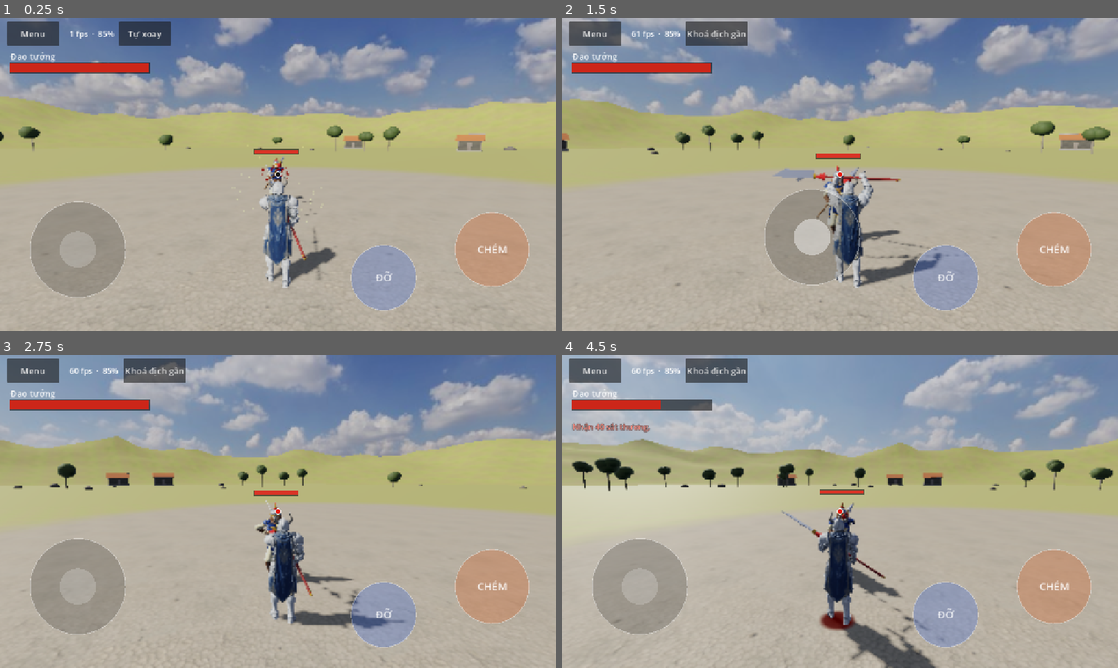
Above: before the commit, frames 1-4 (two rows, left to right).
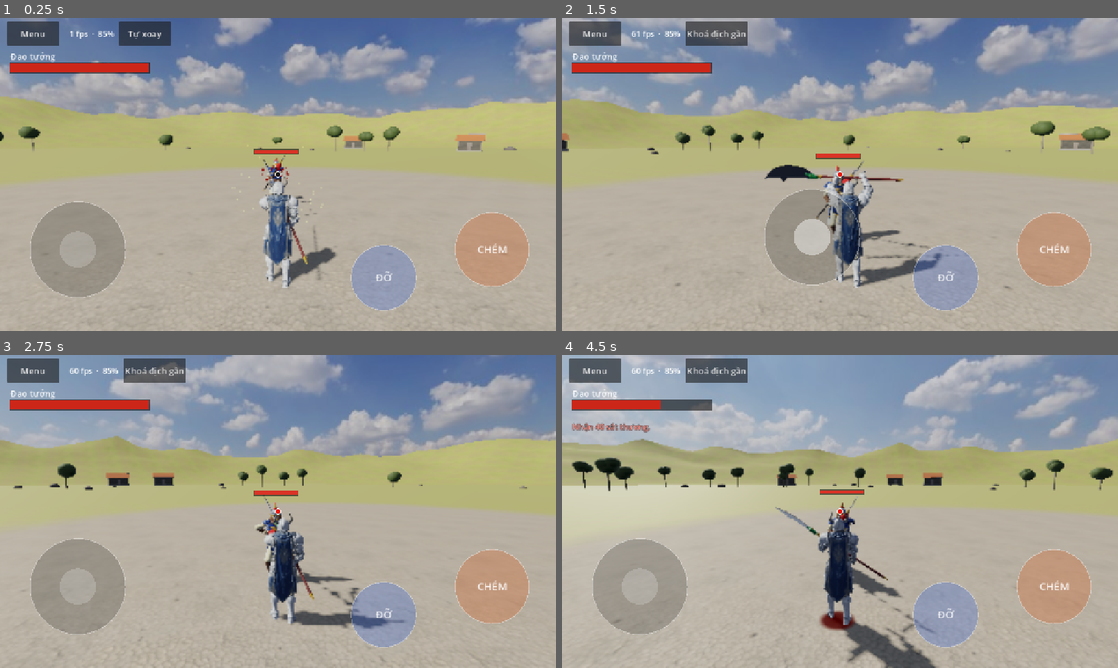
Above: after the commit, the same moments.

Repository: quanace11/MountBladeMobile
Game: Godot game, scene res://scenes/match.tscn
The game is run twice, just before and just after one commit, with the same random seed, the same clock (stepped at 60 frames per second) and the same inputs. This scene is started directly instead of the project's main scene.
Inputs (mouse positions are in pixels of both pictures, inside the frame that each line leads up to):
- Up to frame 1 (0.25 s): no input
- Up to frame 2 (1.5 s): click "Tự xoay" at 0.5 s; move the mouse to (812, 237) at 1.27 s; hold Up from 1.28 s (still down); tap I at 1.35 s; click (812, 237) at 1.42 s
- Up to frame 3 (2.75 s): tap Space at 1.52 s; release Up at 2 s; drag from (444, 558) to (250, 574) at 2.02 s
- Up to frame 4 (4.5 s): move the mouse to (673, 464) at 2.77 s; hold Left 2.78-3.5 s; tap J at 2.85 s; drag from (867, 511) to (673, 464) at 3.52 s; move the mouse to (756, 433) at 4.27 s; hold Down from 4.28 s (still down); hold Q from 4.28 s (still down)

The runs differ from the first frame. In frame 1, 0.1% of the frame differs, in the area x 47-58%, y 44-79%; in frame 2, 0.5%, in the area x 36-68%, y 45-77%; in frame 3, 0.1%; in frame 4, 0.2%.

Commit message:
Vũ khí kiểu Tam Quốc: Thanh Long Yển Nguyệt Đao và Trượng Bát Xà Mâu
- WeaponDef.style chọn kiểu dáng; FighterView.flat_mesh dựng lưỡi phẳng theo đường viền.
- Đao tướng cầm Thanh Long Yển Nguyệt Đao: lưỡi trăng khuyết có ngạnh, đầu rồng xanh, đai đồng, mũi đốc.
- Thương tướng cầm Trượng Bát Xà Mâu: mũi uốn lượn như rắn, cán đen, tua đỏ.

Co-Authored-By: Claude Opus 5.5 <noreply@anthropic.com>
Claude-Session: https://claude.ai/code/session_01QffKCiTfakvzQeGmkV1Yqv

Diff:
--- a/config/weapons/dao.tres
+++ b/config/weapons/dao.tres
@@ -5,7 +5,7 @@
 [resource]
 script = ExtResource("1_w")
 id = &"dao"
-display_name = "Đao dài"
+display_name = "Thanh Long Yển Nguyệt Đao"
 reach = 2.0
 arc_half_angle_deg = 55.0
 windup_time = 0.45
@@ -18,7 +18,8 @@
 attack_stamina_cost = 14.0
 has_shield = false
 blade_color = Color(0.85, 0.85, 0.9, 1)
-shaft_color = Color(0.45, 0.1, 0.08, 1)
+shaft_color = Color(0.3, 0.07, 0.05, 1)
 shaft_length = 1.5
-blade_length = 0.7
+blade_length = 0.8
 blade_width = 0.14
+style = &"thanh_long"
--- a/config/weapons/giao.tres
+++ b/config/weapons/giao.tres
@@ -5,7 +5,7 @@
 [resource]
 script = ExtResource("1_w")
 id = &"giao"
-display_name = "Trường mâu"
+display_name = "Trượng Bát Xà Mâu"
 reach = 2.6
 arc_half_angle_deg = 35.0
 windup_time = 0.4
@@ -18,7 +18,8 @@
 attack_stamina_cost = 11.0
 has_shield = false
 blade_color = Color(0.8, 0.8, 0.85, 1)
-shaft_color = Color(0.4, 0.26, 0.12, 1)
+shaft_color = Color(0.1, 0.08, 0.07, 1)
 shaft_length = 2.2
-blade_length = 0.35
-blade_width = 0.07
+blade_length = 0.5
+blade_width = 0.1
+style = &"xa_mau"
--- a/src/data/weapon_def.gd
+++ b/src/data/weapon_def.gd
@@ -29,6 +29,9 @@
 @export var shaft_length: float = 1.2
 @export var blade_length: float = 0.6
 @export var blade_width: float = 0.08
+## Kiểu dáng riêng khi vẽ: &"thanh_long" (Thanh Long Yển Nguyệt Đao), &"xa_mau" (Trượng Bát Xà Mâu),
+## để trống thì vẽ kiếm / đao / giáo thường theo kích thước.
+@export var style: StringName = &""
 
 
 func damage_for(dir: int) -> float:
--- a/src/view/fighter_view.gd
+++ b/src/view/fighter_view.gd
@@ -395,7 +395,11 @@
 	var below := w.shaft_length * (0.25 if w.has_shield or w.shaft_length < 0.5 else 0.42)
 	var above := w.shaft_length - below
 	_mi(cyl(0.02, 0.022, w.shaft_length, 8), shaft, root, Vector3(0, (above - below) * 0.5, 0))
-	if w.has_shield or w.shaft_length < 0.5:
+	if w.style == &"thanh_long":
+		_build_thanh_long(w, root, above, below, blade, gold)
+	elif w.style == &"xa_mau":
+		_build_xa_mau(w, root, above, below, blade, gold, red)
+	elif w.has_shield or w.shaft_length < 0.5:
 		# Kiếm: chuôi quấn da, đốc, lưỡi thẳng, mũi nhọn.
 		_mi(box(Vector3(0.16, 0.025, 0.04)), gold, root, Vector3(0, above, 0))
 		_mi(sphere(0.025, 0.04), gold, root, Vector3(0, -below, 0))
@@ -423,6 +427,82 @@
 		_mi(cyl(0.028, 0.024, 0.08, 8), gold, root, Vector3(0, above - 0.02, 0))
 		_mi(cyl(0.08, 0.015, 0.2, 8), red, root, Vector3(0, above - 0.14, 0), Vector3(180, 0, 0))
 	return root
+
+
+## Thanh Long Yển Nguyệt Đao: lưỡi trăng khuyết to bản, sống có ngạnh, đầu rồng xanh ngậm chân lưỡi,
+## đai đồng trên cán, mũi nhọn ở đốc. Lưỡi sắc quay về -x.
+func _build_thanh_long(w: WeaponDef, root: Node3D, above: float, below: float, blade: Material, gold: Material) -> void:
+	var k := w.blade_length / 0.82
+	var outline := PackedVector2Array()
+	for p in [Vector2(-0.05, 0), Vector2(-0.11, 0.14), Vector2(-0.145, 0.32), Vector2(-0.14, 0.5),
+			Vector2(-0.1, 0.65), Vector2(-0.03, 0.76), Vector2(0.06, 0.82), Vector2(0.045, 0.7),
+			Vector2(0.035, 0.56), Vector2(0.1, 0.5), Vector2(0.035, 0.44), Vector2(0.03, 0.24), Vector2(0.035, 0.0)]:
+		outline.append(Vector2(p.x * k * 1.25, p.y * k))
+	_mi(flat_mesh(outline, 0.014), blade, root, Vector3(0, above + 0.04, 0))
+	var green := Mats.color(Color(0.1, 0.42, 0.22), 0.45, 0.6)
+	# Đầu rồng: đầu dài hướng lên ngậm lưỡi, hai sừng, bờm gai phía sống.
+	_mi(capsule(0.042, 0.17), green, root, Vector3(0.005, above + 0.02, 0), Vector3(0, 0, 8), Vector3(1, 1, 0.8))
+	_mi(cyl(0.012, 0.03, 0.1, 6), green, root, Vector3(-0.02, above + 0.11, 0), Vector3(0, 0, 25))
+	for z in [-1.0, 1.0]:
+		_mi(cyl(0.0, 0.012, 0.09, 5), gold, root, Vector3(0.03, above + 0.08, 0.02 * z), Vector3(20 * z, 0, -40))
+		_mi(sphere(0.01, 0.02), gold, root, Vector3(-0.015, above + 0.06, 0.035 * z))
+	for i in 4:
+		var mane := PrismMesh.new()
+		mane.size = Vector3(0.05, 0.05, 0.01)
+		_mi(mane, green, root, Vector3(0.045, above - 0.05 + i * 0.045, 0), Vector3(0, 0, -70))
+	_mi(cyl(0.032, 0.032, 0.05, 10), gold, root, Vector3(0, above - 0.1, 0))
+	for t in [0.3, 0.6]:
+		_mi(cyl(0.026, 0.026, 0.03, 8), gold, root, Vector3(0, above - (above + below) * t, 0))
+	_mi(cyl(0.0, 0.026, 0.14, 6), gold, root, Vector3(0, -below - 0.07, 0), Vector3(180, 0, 0))
+
+
+## Trượng Bát Xà Mâu: mũi dài uốn lượn như thân rắn, cổ đồng, tua đỏ, cán đen.
+func _build_xa_mau(w: WeaponDef, root: Node3D, above: float, below: float, blade: Material, gold: Material, red: Material) -> void:
+	var left := PackedVector2Array()
+	var right := PackedVector2Array()
+	var n := 16
+	for i in n + 1:
+		var t := float(i) / n
+		var y := t * w.blade_length
+		var cx := 0.045 * sin(t * TAU * 1.5) * (1.0 - t * 0.6)
+		var half := w.blade_width * 0.5 * (1.0 - t) * (0.75 + 0.25 * cos(t * TAU * 1.5))
+		left.append(Vector2(cx - half, y))
+		right.append(Vector2(cx + half, y))
+	right.reverse()
+	left.append_array(right)
+	_mi(flat_mesh(left, 0.016), blade, root, Vector3(0, above + 0.03, 0))
+	_mi(cyl(0.024, 0.03, 0.09, 8), gold, root, Vector3(0, above - 0.01, 0))
+	_mi(sphere(0.034, 0.05), gold, root, Vector3(0, above - 0.07, 0))
+	_mi(cyl(0.09, 0.015, 0.22, 8), red, root, Vector3(0, above - 0.18, 0), Vector3(180, 0, 0))
+	_mi(cyl(0.024, 0.02, 0.06, 8), gold, root, Vector3(0, -below, 0))
+
+
+## Tấm phẳng dày thickness theo đường viền (mặt phẳng xy, đều về hai phía z).
+static func flat_mesh(outline: PackedVector2Array, thickness: float) -> ArrayMesh:
+	var tris := Geometry2D.triangulate_polygon(outline)
+	var st := SurfaceTool.new()
+	st.begin(Mesh.PRIMITIVE_TRIANGLES)
+	var hz := thickness * 0.5
+	for side in [1.0, -1.0]:
+		st.set_normal(Vector3(0, 0, side))
+		for i in range(0, tris.size(), 3):
+			var order := [0, 1, 2] if side > 0.0 else [0, 2, 1]
+			for o in order:
+				var p := outline[tris[i + o]]
+				st.add_vertex(Vector3(p.x, p.y, hz * side))
+	# Viền: hướng pháp tuyến ra ngoài tuỳ chiều đường viền.
+	var ccw := Geometry2D.is_polygon_clockwise(outline) == false
+	for i in outline.size():
+		var a := outline[i]
+		var b := outline[(i + 1) % outline.size()]
+		var e := (b - a).normalized()
+		var nrm := Vector3(e.y, -e.x, 0) if ccw else Vector3(-e.y, e.x, 0)
+		st.set_normal(nrm)
+		var q := [Vector3(a.x, a.y, hz), Vector3(a.x, a.y, -hz), Vector3(b.x, b.y, -hz), Vector3(b.x, b.y, hz)]
+		for j in ([0, 1, 2, 0, 2, 3] if ccw else [0, 2, 1, 0, 3, 2]):
+			st.add_vertex(q[j])
+	st.index()
+	return st.commit()
 
 
 # ---------------------------------------------------------------- cập nhật mỗi khung
